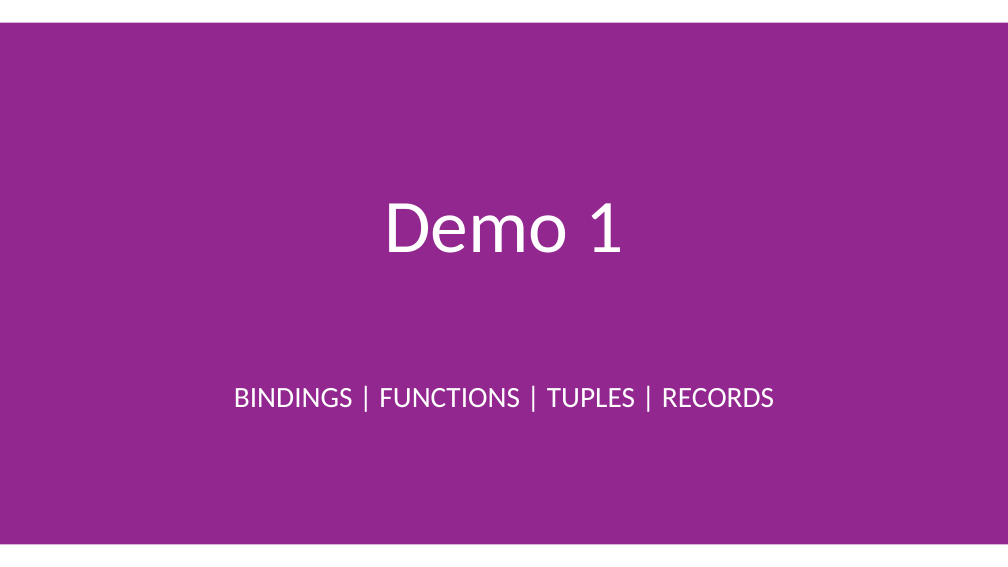
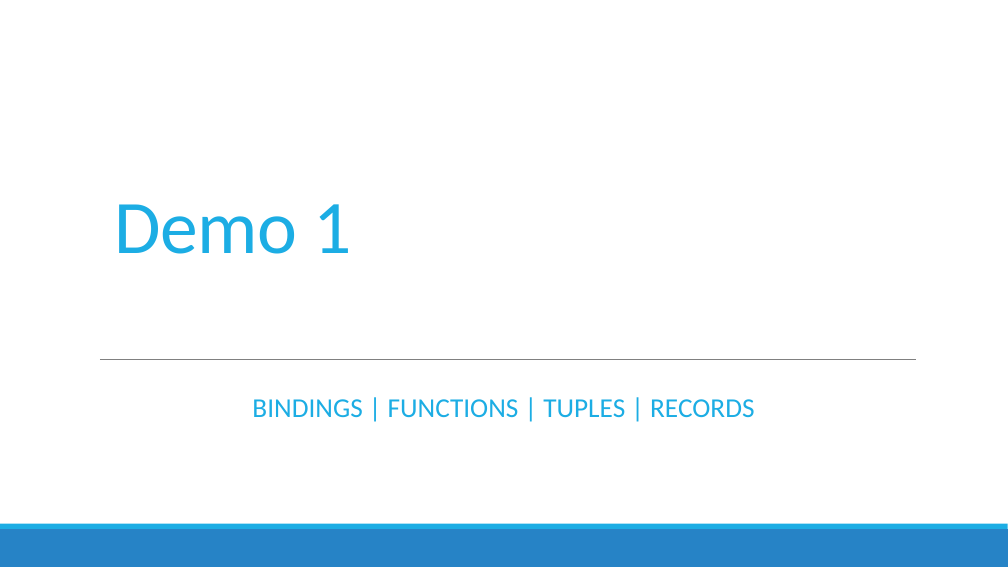
Before and after one commit to jorgef/fsharpworkshop, a slide deck: slide 25 of FSharpWorkshop_Slides.pptx (slide 28 before the commit). Drawn at 1008x567 pixels with LibreOffice and Linux fonts; fonts in the diff are those of the drawing. Boxes give left, top, right and bottom in pixels: in the first picture for what was removed or moved away, otherwise in the second. Text is boxed around its words. In the diff, an @@ line names an element or a change of style, - is before the commit and + after.

```diff
--- a/FSharpWorkshop_Slides.pptx
+++ b/FSharpWorkshop_Slides.pptx
@@ rectangle removed at <box>0,23,1008,544</box> @@
@@ title "Demo 1" at <box>115,204,351,254</box>: text colour #FFFFFF to #1CADE4, letter spacing 0 to -0.5 pt; alignment centre to left; line spacing 0.9 to 0.85 @@
@@ line added from (100, 359) to (917, 359), #808080 0.5 pt @@
@@ text "BINDINGS | FUNCTIONS | TUPLES ...": place and size @@
-text "BINDINGS | FUNCTIONS | TUPLES ..." at <box>234,388,774,408</box>
+text "BINDINGS | FUNCTIONS | TUPLES ..." at <box>252,399,754,418</box>
@@ text "BINDINGS | FUNCTIONS | TUPLES ..." at <box>252,399,754,418</box>: size 28 to 26 pt, text colour #FFFFFF to #1CADE4 @@
@@ rectangle added at <box>0,529,1008,567</box>, fill #2683C6 @@
@@ rectangle added at <box>0,524,1008,529</box>, fill #1CADE4 @@
```
Also in this commit, not shown: 80 other slides changed, 2 slides added, 5 slides removed, 1 other file.
